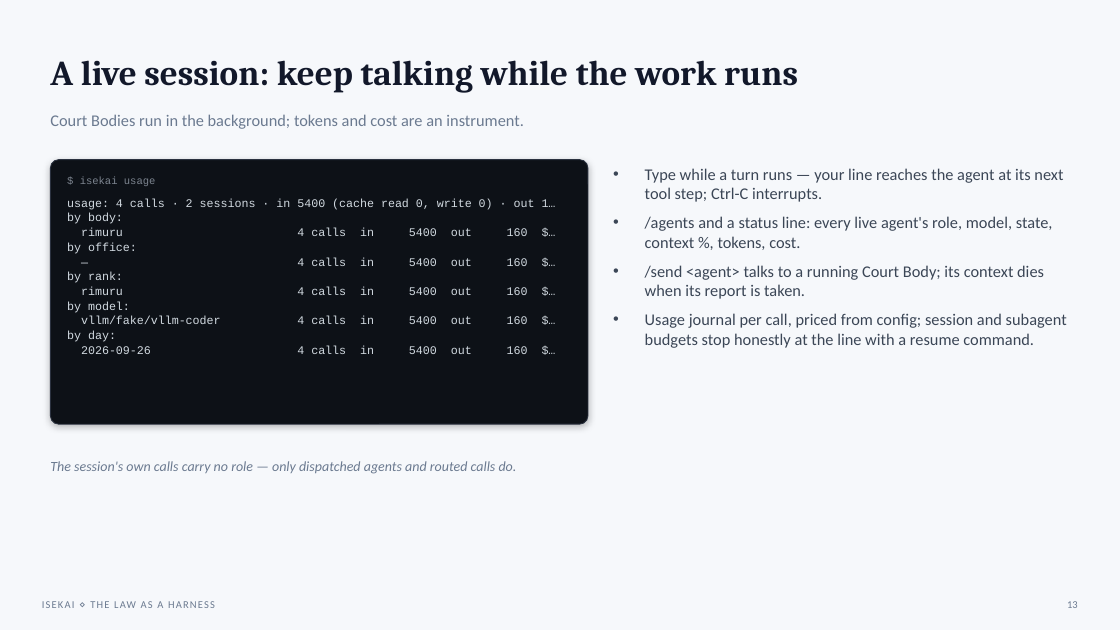
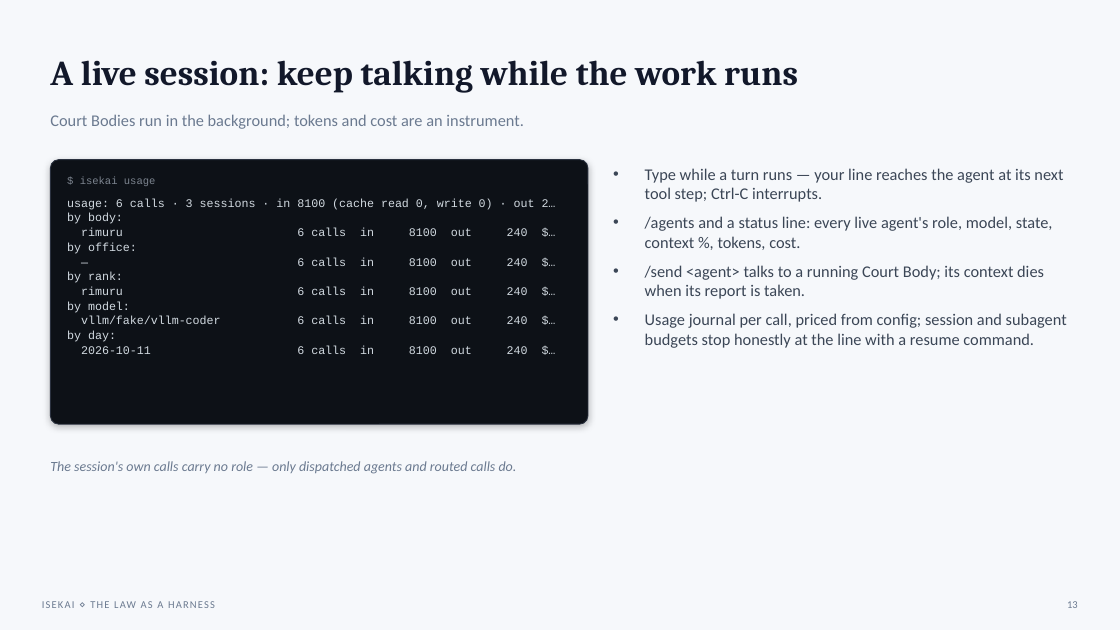
Before and after one commit to Kaginari/isekai, a slide deck: slide 13 of presentations/isekai-binary.pptx. Drawn at 1120x630 pixels with LibreOffice and Linux fonts; fonts in the diff are those of the drawing. Boxes give left, top, right and bottom in pixels: in the first picture for what was removed or moved away, otherwise in the second. Text is boxed around its words. In the diff, an @@ line names an element or a change of style, - is before the commit and + after.

```diff
--- a/presentations/isekai-binary.pptx
+++ b/presentations/isekai-binary.pptx
@@ text at [67,199,556,210]: text changed @@
-usage: 4 calls · 2 sessions · in 5400 (cache read 0, write 0) · out 1…
+usage: 6 calls · 3 sessions · in 8100 (cache read 0, write 0) · out 2…
@@ text at [81,228,528,236]: text changed @@
-rimuru 4 calls in 5400 out 160 $…
+rimuru 6 calls in 8100 out 240 $…
@@ text at [297,257,528,266]: text changed @@
-— 4 calls in 5400 out 160 $…
+— 6 calls in 8100 out 240 $…
@@ text at [81,287,528,295]: text changed @@
-rimuru 4 calls in 5400 out 160 $…
+rimuru 6 calls in 8100 out 240 $…
@@ text at [81,316,528,324]: text changed @@
-vllm/fake/vllm-coder 4 calls in 5400 out 160 $…
+vllm/fake/vllm-coder 6 calls in 8100 out 240 $…
@@ text at [81,346,528,354]: text changed @@
-2026-09-26 4 calls in 5400 out 160 $…
+2026-10-11 6 calls in 8100 out 240 $…
```
Also in this commit, not shown: 11 other slides changed, 1 slide added, 1 slide removed, 2 other files.
